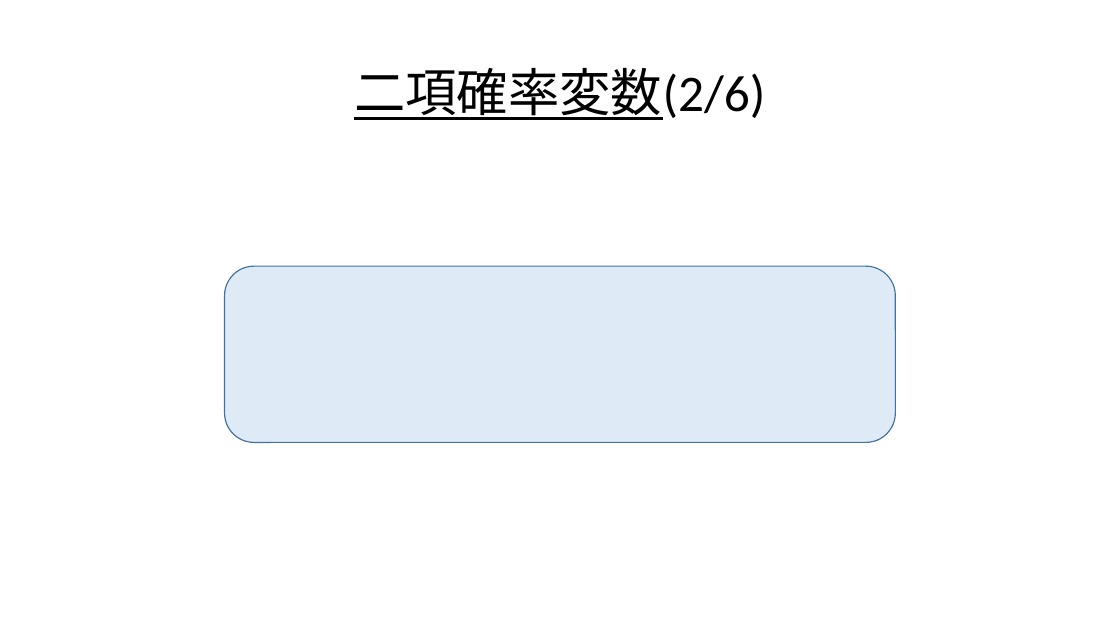
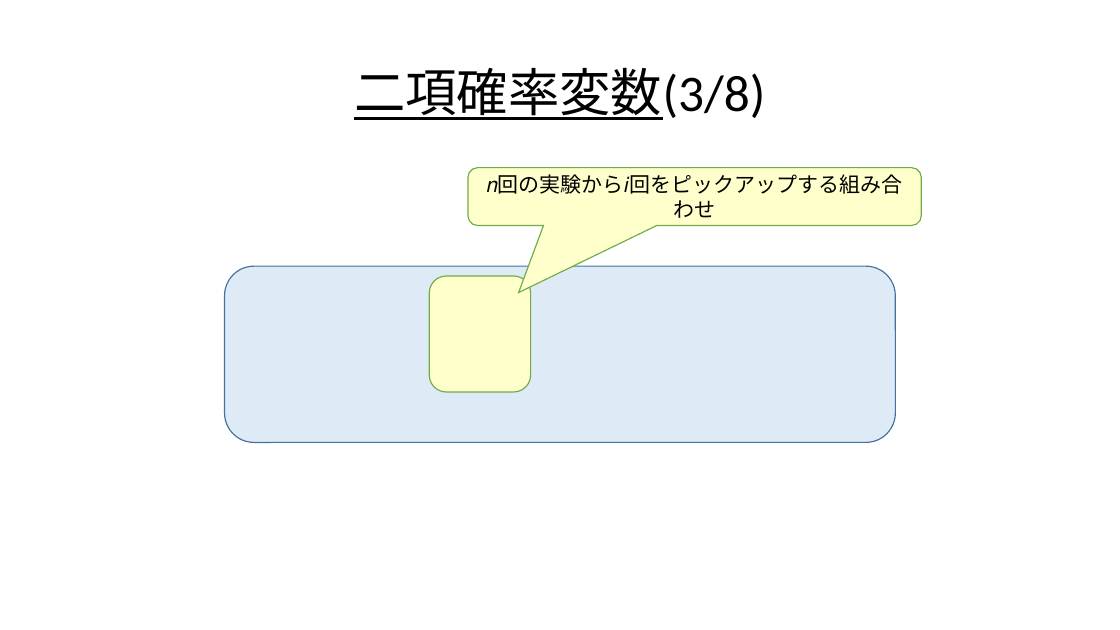
Before and after one commit to Ryo-KATAYAMA/Senior_Project, a slide deck: slide 41 of Chapter4.pptx (slide 31 before the commit). Drawn at 1120x630 pixels with LibreOffice and Linux fonts; fonts in the diff are those of the drawing; grey boxes stand for pictures. Boxes give left, top, right and bottom in pixels: in the first picture for what was removed or moved away, otherwise in the second. Text is boxed around its words. In the diff, an @@ line names an element or a change of style, - is before the commit and + after.

```diff
--- a/Chapter4.pptx
+++ b/Chapter4.pptx
@@ title at (x1=354, y1=67, x2=765, y2=120): text changed @@
-二項確率変数(2/6)
+二項確率変数(3/8)
@@ rounded speech box added at (x1=468, y1=168, x2=922, y2=226), fill #FFFFCC, outline #70AD47 1 pt, 18 pt, text #000000 @@
+𝑛回の実験から𝑖回をピックアップする組み合わせ
@@ rounded rectangle added at (x1=429, y1=276, x2=531, y2=392), fill #FFFFCC, outline #70AD47 1 pt @@
```
Also in this commit, not shown: 20 other slides changed, 13 slides added, 1 slide removed.
